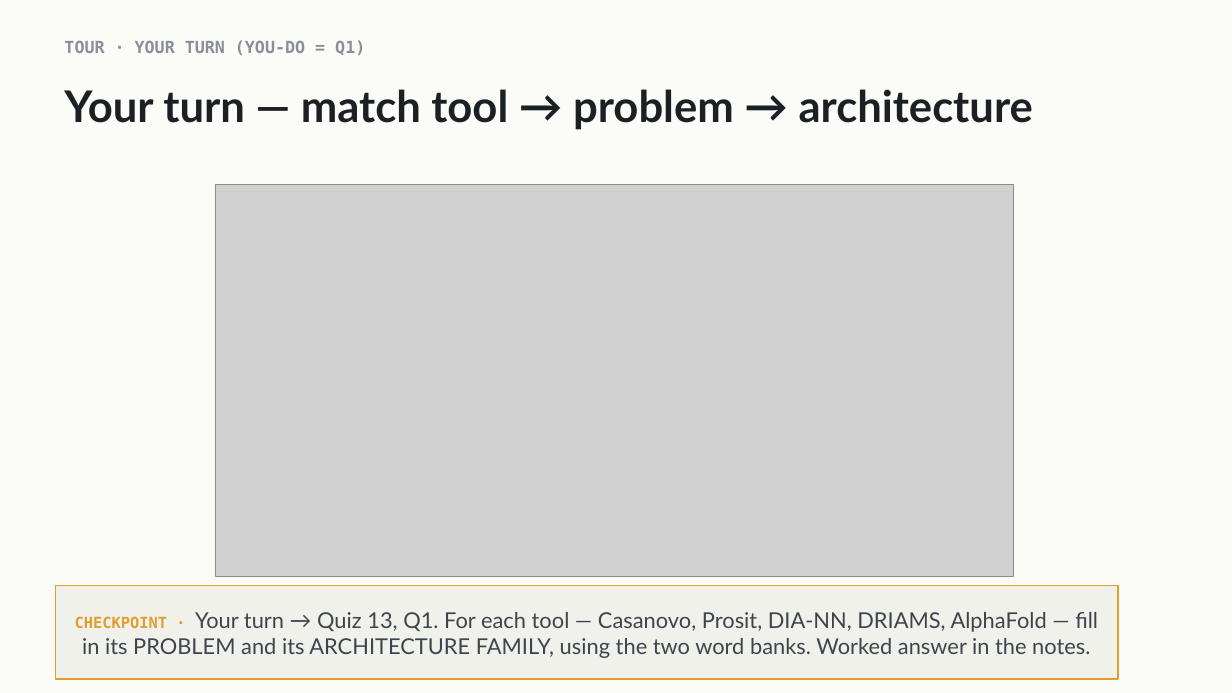
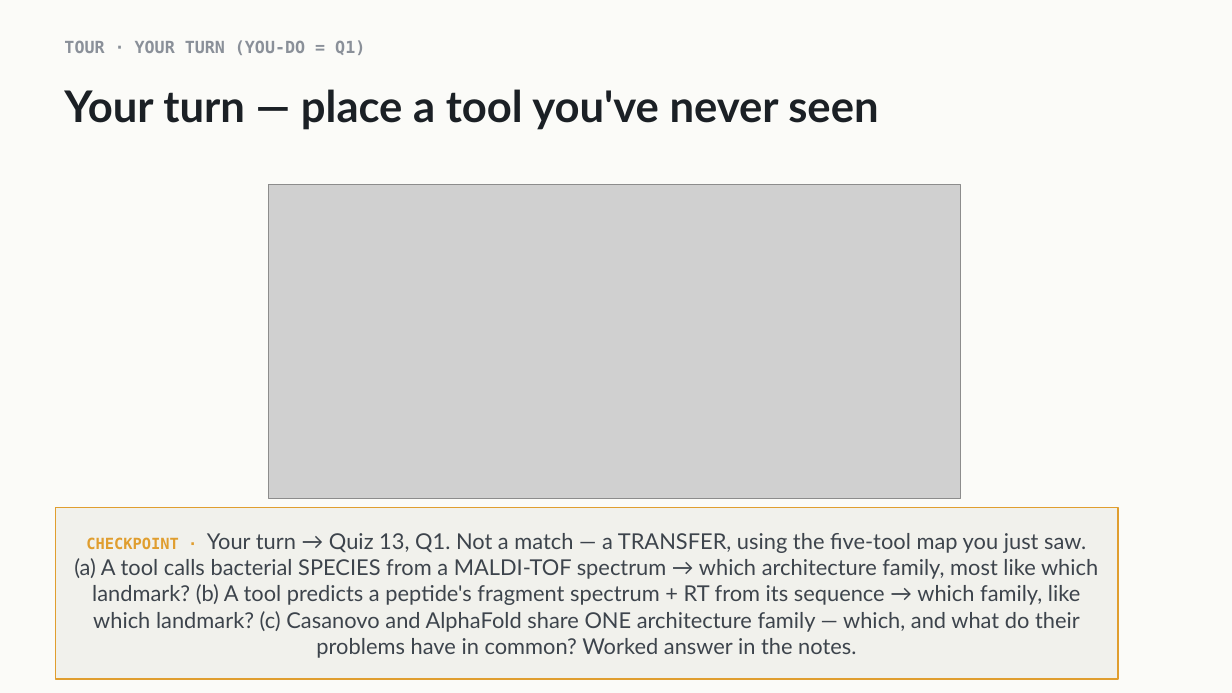
Before and after one commit to indigobio/msacl_dl_course, a slide deck: slide 24 of slides/pptx/lecture13_llms_landscape.pptx (slide 23 before the commit). Drawn at 1232x693 pixels with LibreOffice and Linux fonts; fonts in the diff are those of the drawing; grey boxes stand for pictures. Boxes give left, top, right and bottom in pixels: in the first picture for what was removed or moved away, otherwise in the second. Text is boxed around its words. In the diff, an @@ line names an element or a change of style, - is before the commit and + after.

```diff
--- a/slides/pptx/lecture13_llms_landscape.pptx
+++ b/slides/pptx/lecture13_llms_landscape.pptx
@@ text at (x1=64, y1=89, x2=878, y2=130): text changed @@
-Your turn — match tool → problem → architecture
+Your turn — place a tool you've never seen
@@ picture resized from (x1=216, y1=185, x2=1014, y2=577) to (x1=268, y1=185, x2=961, y2=498) @@
@@ rectangle "CHECKPOINT · Your turn → ..." resized from (x1=55, y1=586, x2=1118, y2=679) to (x1=55, y1=507, x2=1118, y2=679) @@
@@ text in rectangle at (x1=74, y1=533, x2=1098, y2=658): text changed @@
-CHECKPOINT · Your turn → Quiz 13, Q1. For each tool — Casanovo, Prosit, DIA-NN, DRIAMS, AlphaFold — fill in its PROBLEM and its ARCHITECTURE FAMILY, using the two word banks. Worked answer in the notes.
+CHECKPOINT · Your turn → Quiz 13, Q1. Not a match — a TRANSFER, using the five-tool map you just saw. (a) A tool calls bacterial SPECIES from a MALDI-TOF spectrum → which architecture family, most like which landmark? (b) A tool predicts a peptide's fragment spectrum + RT from its sequence → which family, like which landmark? (c) Casanovo and AlphaFold share ONE architecture family — which, and what do their problems have in common? Worked answer in the notes.
```
Also in this commit, not shown: 5 other slides changed, 1 slide added, 10 other files.
